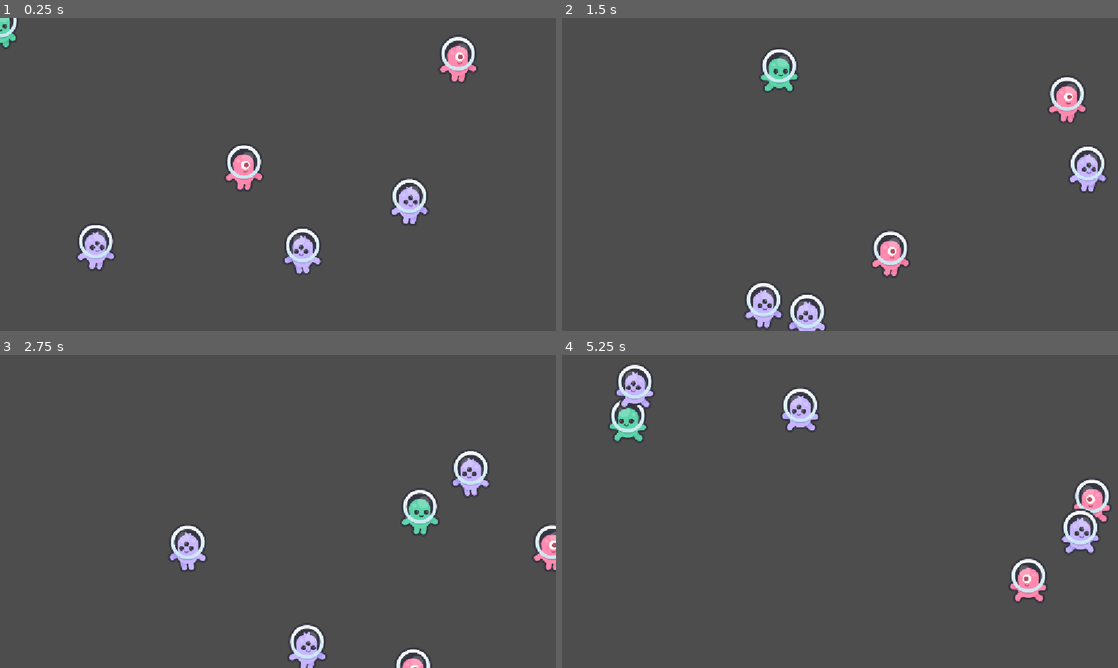
Above: before the commit, frames 1-4 (two rows, left to right).
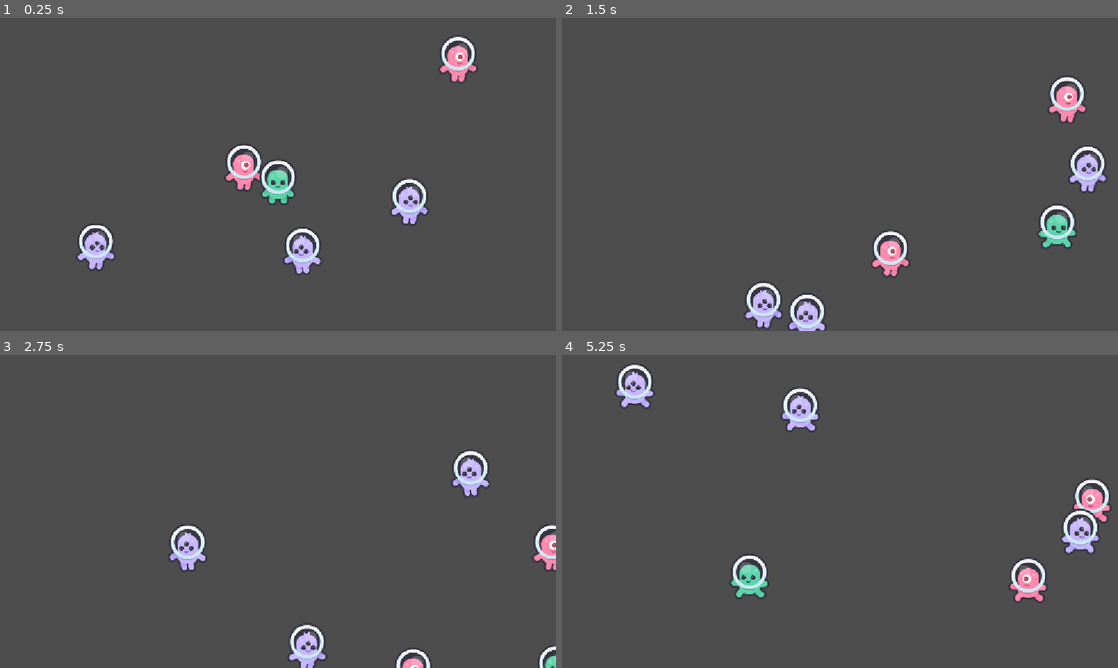
Above: after the commit, the same moments.

Repository: Sepehr-Boz/brackeys-game-jam-2026.2
Game: Godot game, scene res://scenes/game.tscn
Two runs of this game, one before a commit and one after it. Both use one fixed random seed, a clock stepped at 60 frames per second and the inputs below. The engine's default icon, where the game draws it, is replaced by a stand-in: a white triangle on a blue panel in a dark square.
Inputs:
- Up to frame 1 (0.25 s): no input
- Up to frame 2 (1.5 s): hold Right (move_right) 0.53-1.28 s; hold Shift (sprint) 0.53-1.28 s; hold Down (move_down) from 1.28 s (still down); tap Shift (sprint) at 1.35 s
- Up to frame 3 (2.75 s): release Down (move_down) at 2.03 s; hold Right (move_right) from 2.03 s (still down); hold Shift (sprint) from 2.03 s (still down)
- Up to frame 4 (5.25 s): release Right (move_right) at 2.78 s; release Shift (sprint) at 2.78 s; hold Up (move_up) 2.78-3.53 s; tap Shift (sprint) at 2.85, 4.35 s; hold Shift (sprint) 3.53-4.28 s; hold Left (move_left) 3.53-5.03 s; hold Down (move_down) from 5.03 s (still down); hold Shift (sprint) from 5.03 s (still down)

The runs differ from the first frame. In frame 1, 0.7% of the frame differs, in the area x 0-53%, y 0-60%; in frame 2, 1.1%, in the area x 35-93%, y 10-74%; in frame 3, 0.7%; in frame 4, 1.1%.

Commit message:
fix: allow player victory on level win.
GameManager now also deletes and respawns the player on each level load.

Diff:
--- a/scripts/game_manager.gd
+++ b/scripts/game_manager.gd
@@ -23,6 +23,7 @@
 var _time_remaining: float = LEVEL_TIME
 var _waiting_for_player_check: bool = false
 var _num_bullets_missed: int = 0
+@onready var _vp: Rect2 = (get_viewport().get_camera_2d().get_canvas_transform().affine_inverse() * get_viewport().get_visible_rect())
 
 # Called when the node enters the scene tree for the first time.
 func _ready() -> void:
@@ -30,9 +31,6 @@
 	player_safe.connect(_increment_level)
 	player_hit.connect(_load_game_over)
 	bullet_missed.connect(_on_bullet_miss)
-	# on start spawn in the player and the initial number of enemies
-	player = _player_scene.instantiate()
-	add_child(player)
 	_load_level()
 
 func _process(delta: float) -> void:
@@ -50,6 +48,7 @@
 		npc.free()
 	for enemy: EnemyController2D in _enemies:
 		enemy.free()
+	player.free()
 	_npcs.clear()
 	_enemies.clear()
 	_waiting_for_player_check = false
@@ -65,11 +64,17 @@
 			var npc: NPCController2D = _npc_scene.instantiate()
 			add_child(npc)
 			_npcs.append(npc)
+	# on start spawn in the player and the initial number of enemies
+	player = _player_scene.instantiate()
+	player.position = _vp.get_center()
+	add_child(player)
 	level_started.emit()
 	_time_remaining = LEVEL_TIME
 	time_left.emit(_time_remaining)
 
 func _increment_level() -> void:
+	# wait for x seconds before transitioning to the next level
+	await get_tree().create_timer(2.0).timeout
 	_level_num += 1
 	_unload_npcs()
 	_load_level()
